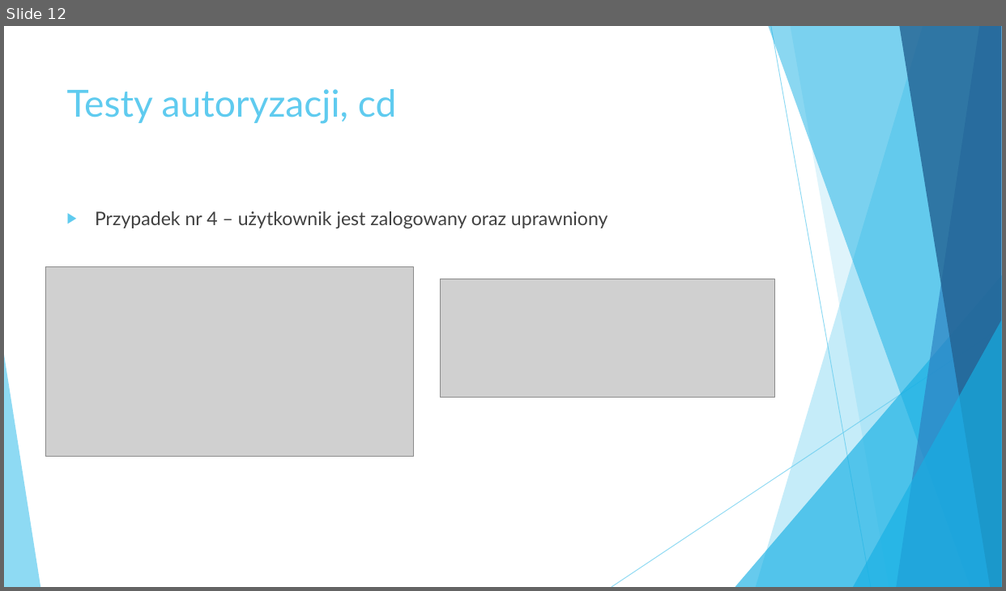
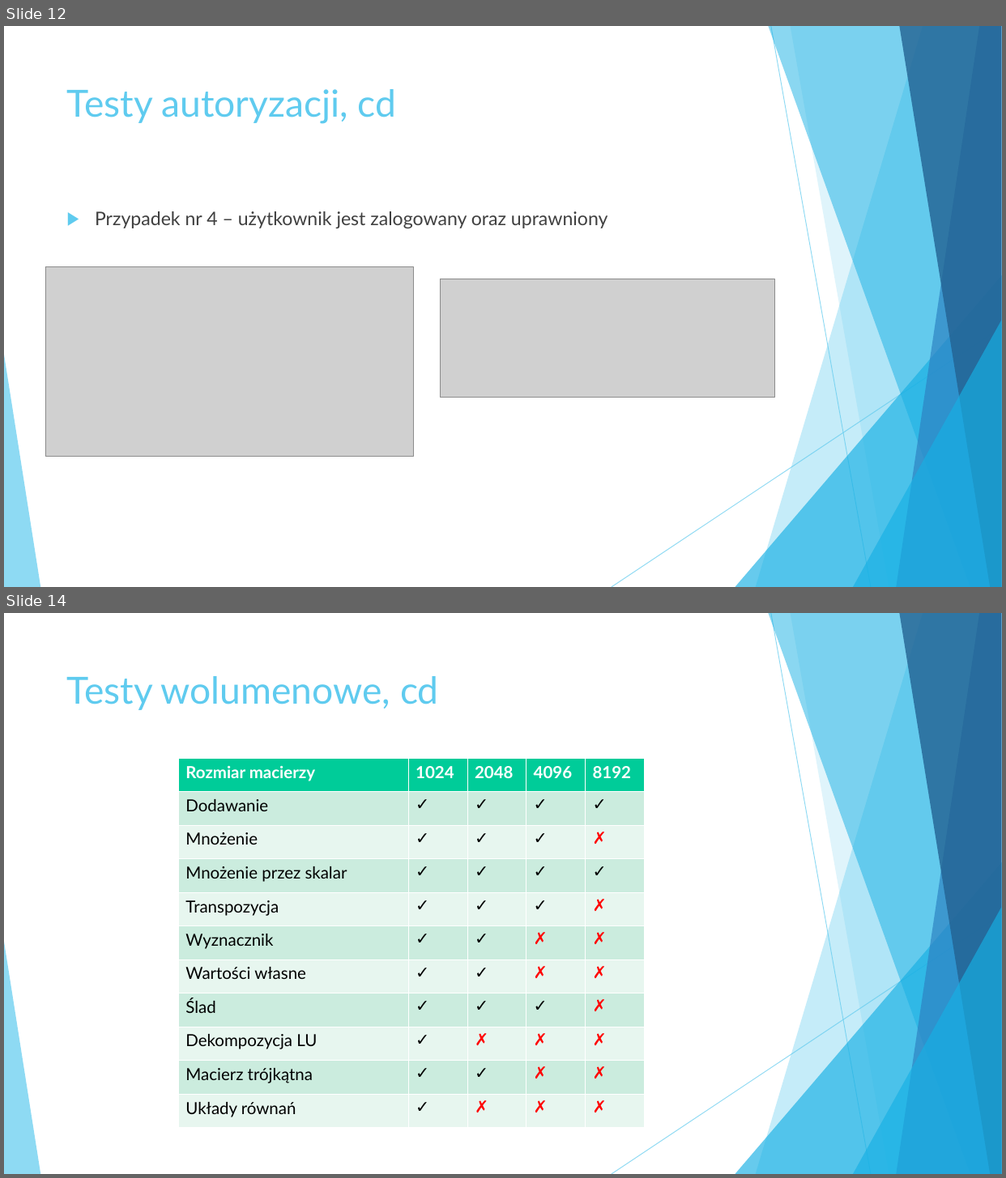
Before and after one commit to KaMyLuS/MatrixCalculatorWS, a slide deck: Kalkulator macierzowy.ppt. Shown one above the other, each under a label of ours: slide 12 before the commit, slides 12 and 14 after it; the slides between them are not shown. The pictures are 1006x591 and 1006x1178 pixels, drawn with LibreOffice and Linux fonts; fonts in the diff are those of the drawing; grey boxes stand for pictures. Boxes give left, top, right and bottom in pixels: in the first picture for what was removed or moved away, otherwise in the second. Text is boxed around its words. In the diff, an @@ line names an element or a change of style, - is before the commit and + after.

Commit message:
Dodane testy wolumenowe

```diff
--- a/Kalkulator macierzowy.ppt
+++ b/Kalkulator macierzowy.ppt
@@ slide 14 added at bbox=[4, 613, 1002, 1174], background #FFFFFF; not listed: 10 template elements that a slide beside it also shows @@
@@ text added at bbox=[67, 676, 439, 710], 36 pt, text #5FCBEF @@
+Testy wolumenowe, cd
@@ table added at bbox=[178, 758, 645, 1127], 11 rows, 5 columns @@
+Rozmiar macierzy | 1024 | 2048 | 4096 | 8192
+Dodawanie | ✓ | ✓ | ✓ | ✓
+Mnożenie | ✓ | ✓ | ✓ | ✗
+Mnożenie przez skalar | ✓ | ✓ | ✓ | ✓
+Transpozycja | ✓ | ✓ | ✓ | ✗
+Wyznacznik | ✓ | ✓ | ✗ | ✗
+Wartości własne | ✓ | ✓ | ✗ | ✗
+Ślad | ✓ | ✓ | ✓ | ✗
+Dekompozycja LU | ✓ | ✗ | ✗ | ✗
+Macierz trójkątna | ✓ | ✓ | ✗ | ✗
+Układy równań | ✓ | ✗ | ✗ | ✗
```
Also in this commit, not shown: 1 other slide added, 16 other files.
